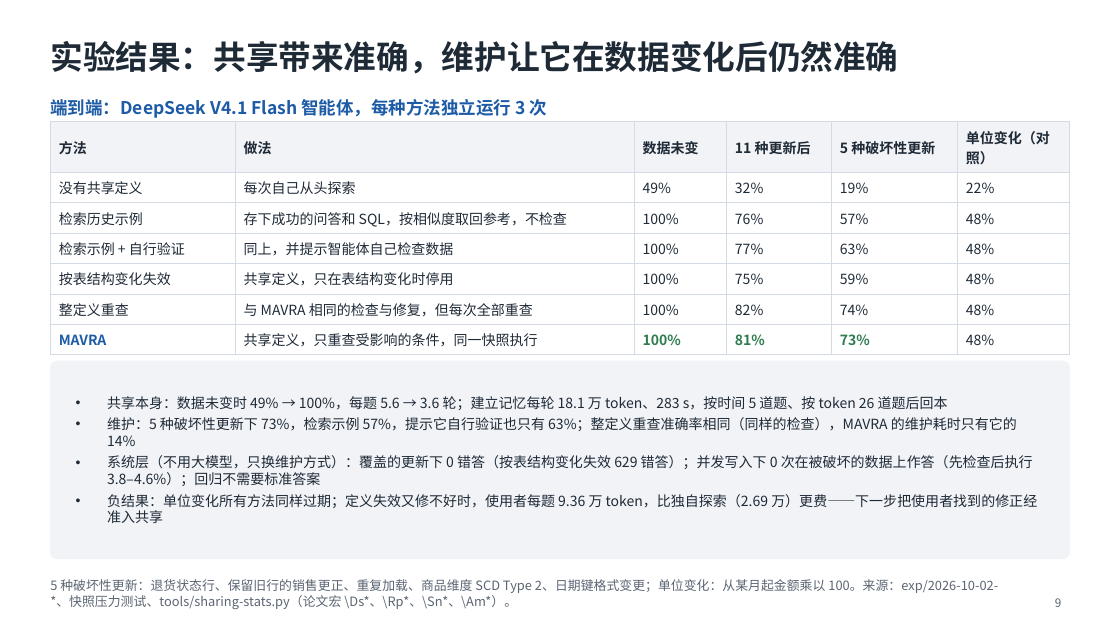
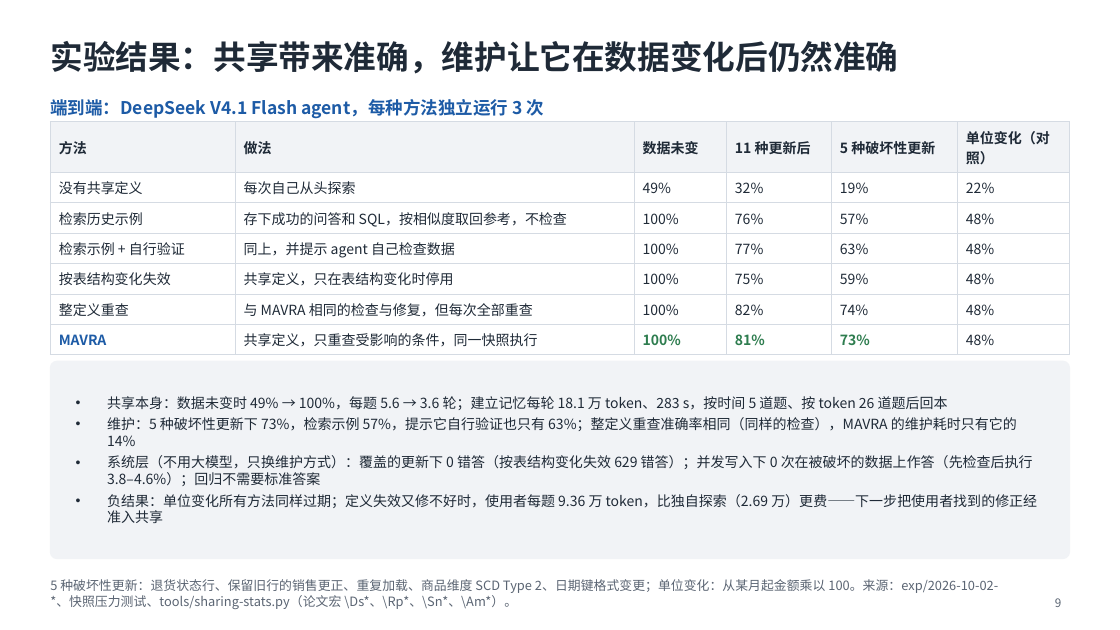
Before and after one commit to mmmttt000045/agent4db-adapter, a slide deck: slide 9 of docs/mavra-system.pptx. Drawn at 1120x630 pixels with LibreOffice and Linux fonts; fonts in the diff are those of the drawing. Boxes give left, top, right and bottom in pixels: in the first picture for what was removed or moved away, otherwise in the second. Text is boxed around its words. In the diff, an @@ line names an element or a change of style, - is before the commit and + after.

```diff
--- a/docs/mavra-system.pptx
+++ b/docs/mavra-system.pptx
@@ text at (50,99,543,119): text changed @@
-端到端：DeepSeek V4.1 Flash 智能体，每种方法独立运行 3 次
+端到端：DeepSeek V4.1 Flash agent，每种方法独立运行 3 次
@@ table at (50,122,1070,350) @@
-row 4, column 2: 同上，并提示智能体自己检查数据
+row 4, column 2: 同上，并提示 agent 自己检查数据
```
Also in this commit, not shown: 9 other slides changed, 5 other files.
